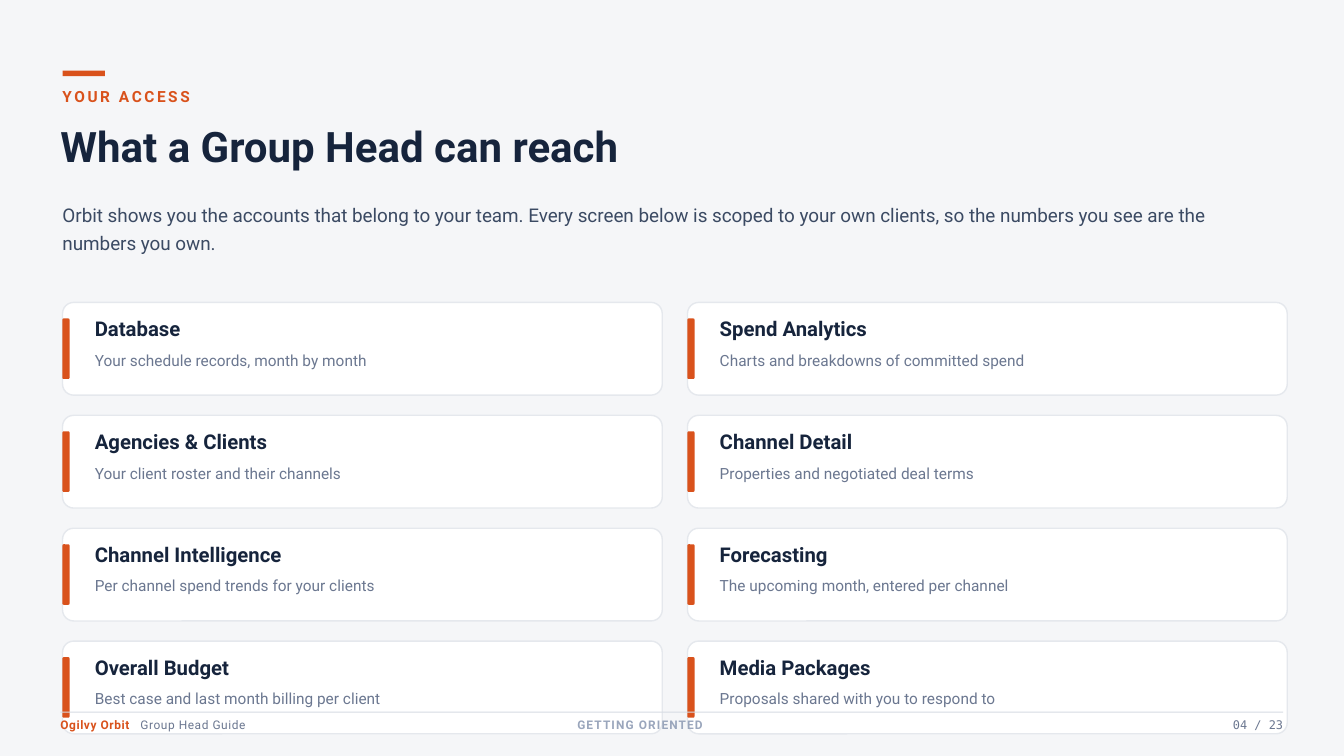
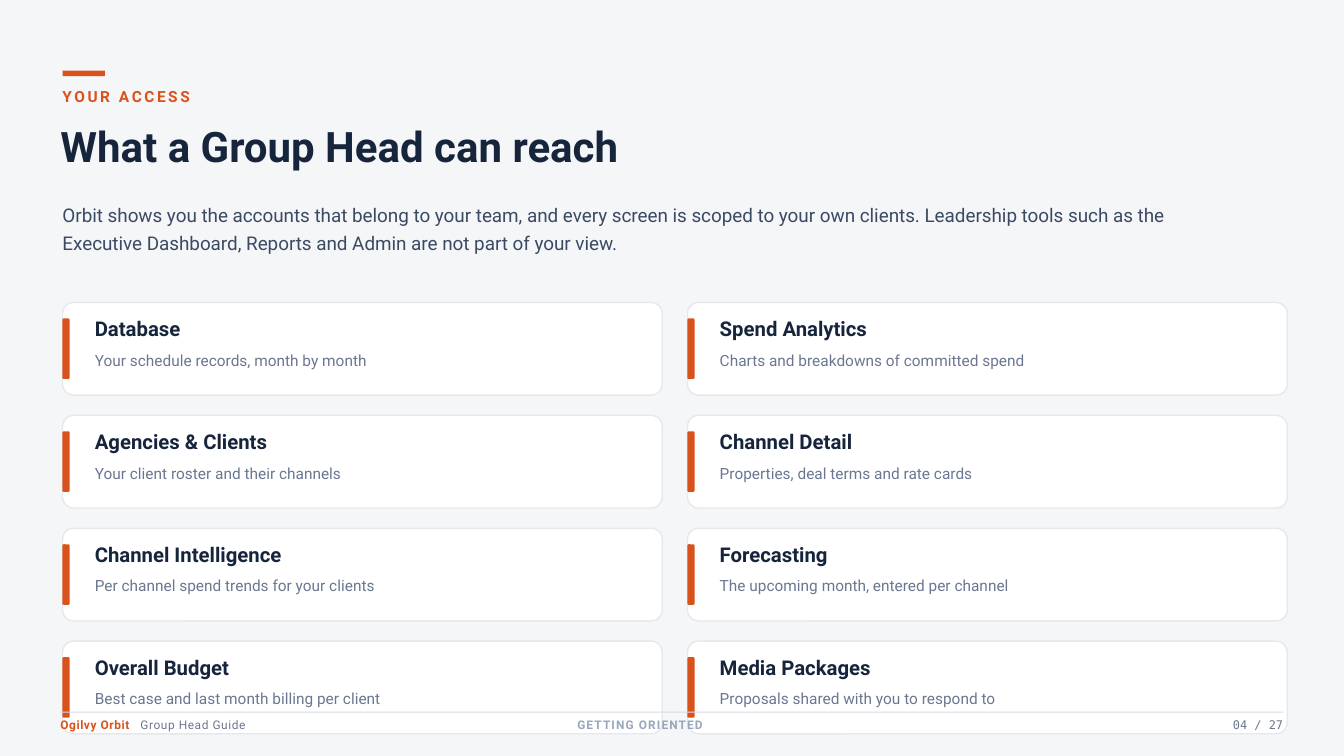
Before and after one commit to Shehank98/Media-Buying, a slide deck: slide 4 of Ogilvy_Orbit_Group_Head_Guide.pptx. Drawn at 1344x756 pixels with LibreOffice and Linux fonts; fonts in the diff are those of the drawing. Boxes give left, top, right and bottom in pixels: in the first picture for what was removed or moved away, otherwise in the second. Text is boxed around its words. In the diff, an @@ line names an element or a change of style, - is before the commit and + after.

```diff
--- a/Ogilvy_Orbit_Group_Head_Guide.pptx
+++ b/Ogilvy_Orbit_Group_Head_Guide.pptx
@@ text at (x1=62, y1=208, x2=1165, y2=254): text changed @@
-Orbit shows you the accounts that belong to your team. Every screen below is scoped to your own clients, so the numbers you see are the numbers you own.
+Orbit shows you the accounts that belong to your team, and every screen is scoped to your own clients. Leadership tools such as the Executive Dashboard, Reports and Admin are not part of your view.
@@ text at (x1=720, y1=467, x2=972, y2=482): text changed @@
-Properties and negotiated deal terms
+Properties, deal terms and rate cards
@@ text at (x1=1233, y1=720, x2=1283, y2=729): text changed @@
-04 / 23
+04 / 27
```
Also in this commit, not shown: 16 other slides changed, 4 slides added.
